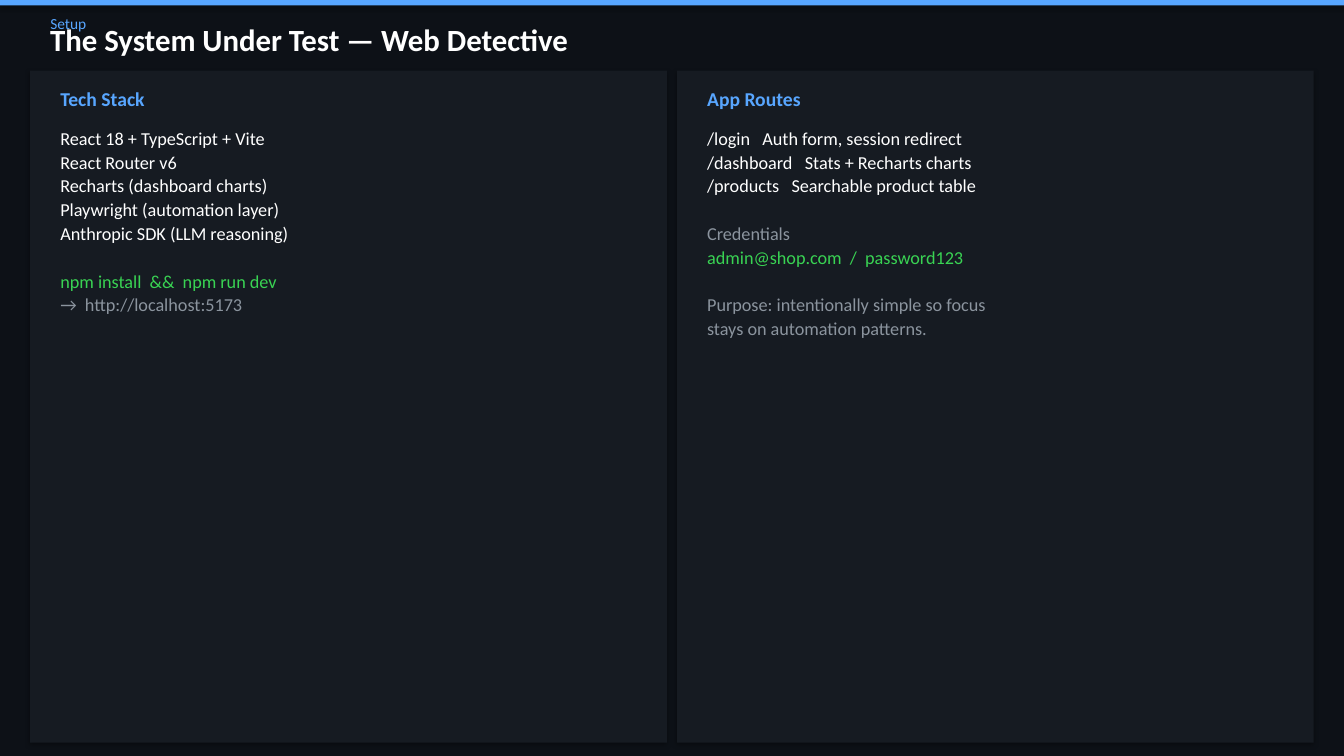
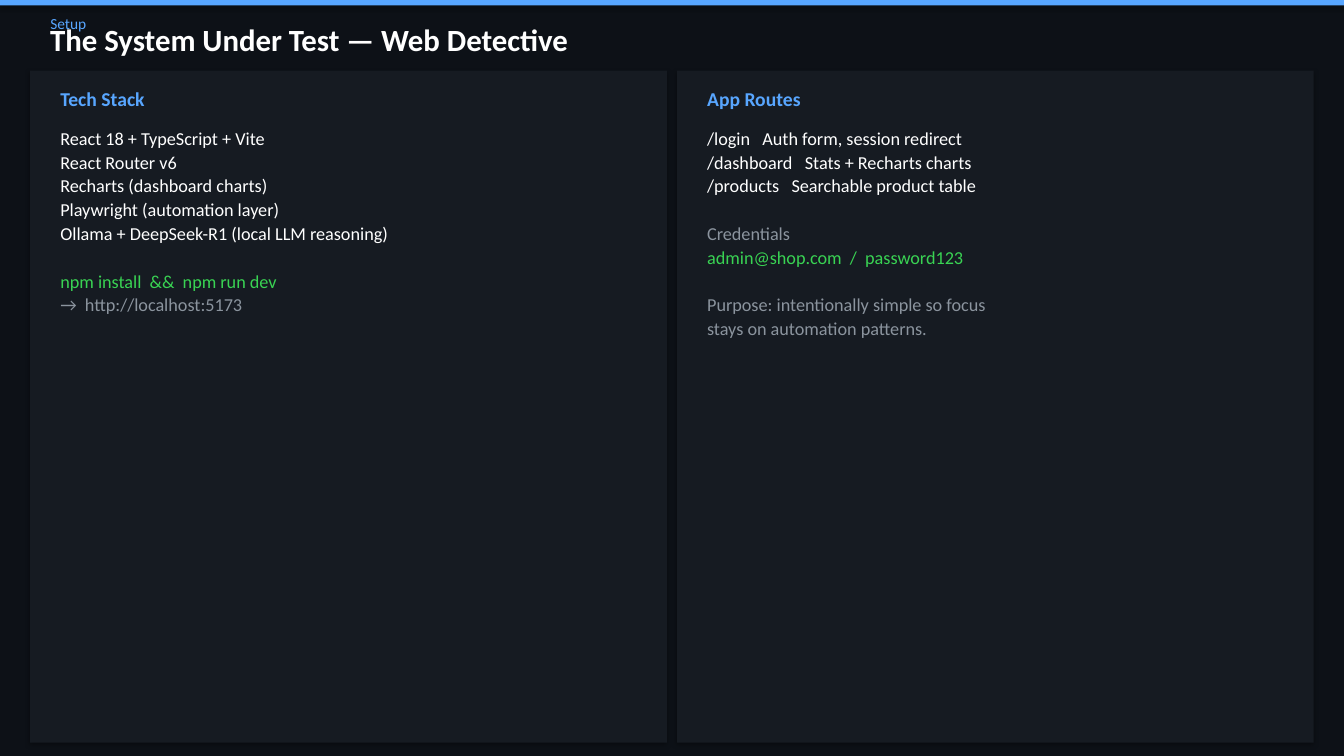
Before and after one commit to QA-Olympians-Academy/web-detective, a slide deck: slide 5 of web-detective-workshop.pptx. Drawn at 1344x756 pixels with LibreOffice and Linux fonts; fonts in the diff are those of the drawing. Boxes give left, top, right and bottom in pixels: in the first picture for what was removed or moved away, otherwise in the second. Text is boxed around its words. In the diff, an @@ line names an element or a change of style, - is before the commit and + after.

Commit message:
replace anthropic with ollama

```diff
--- a/web-detective-workshop.pptx
+++ b/web-detective-workshop.pptx
@@ text at [60, 227, 388, 243]: text changed @@
-Anthropic SDK (LLM reasoning)
+Ollama + DeepSeek-R1 (local LLM reasoning)
```
Also in this commit, not shown: 15 other slides changed, 1 slide added, 1 slide removed, 20 other files.
